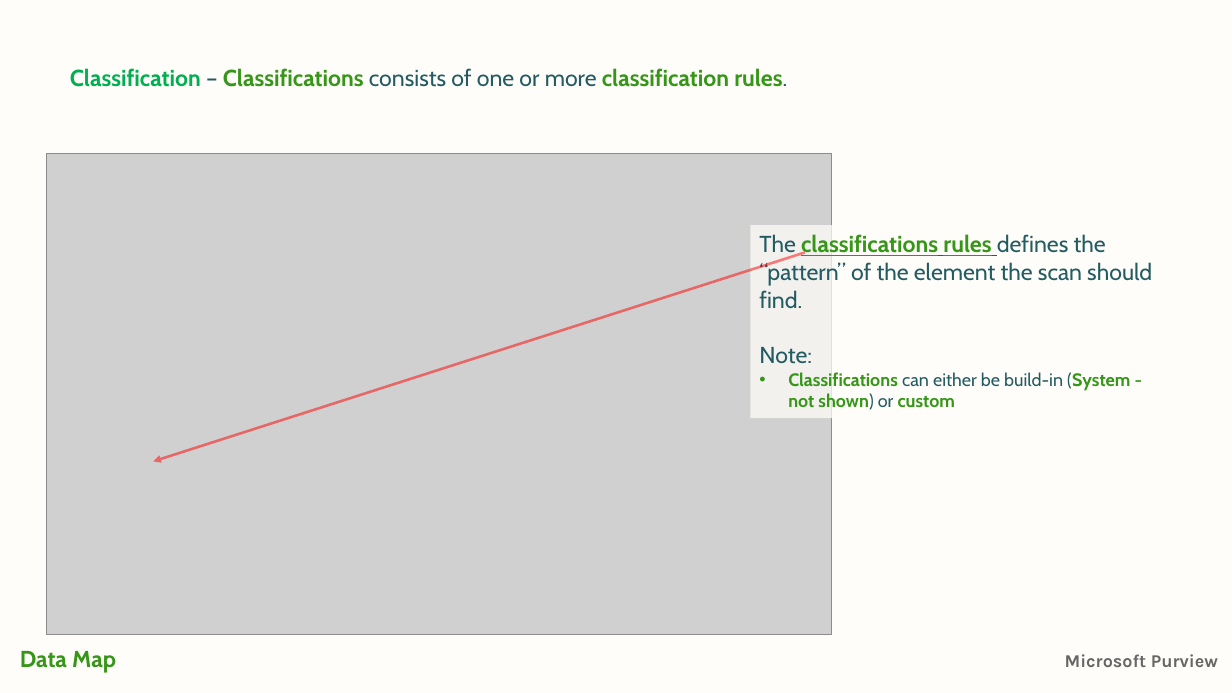
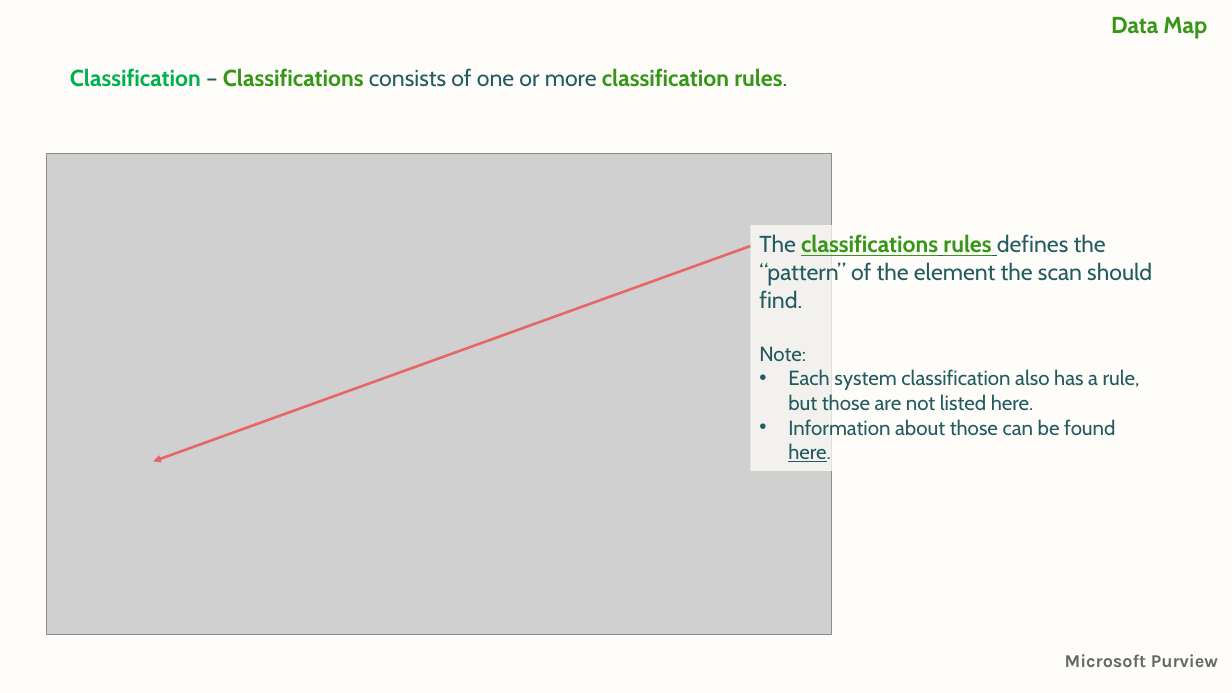
Before and after one commit to jcordtz/microsoft-purview-stuff, a slide deck: slide 32 of Presentations/2-Getting Started/Purview-2-datamap.pptx (slide 31 before the commit). Drawn at 1232x693 pixels with LibreOffice and Linux fonts; fonts in the diff are those of the drawing; grey boxes stand for pictures; background and template pictures are left out. Boxes give left, top, right and bottom in pixels: in the first picture for what was removed or moved away, otherwise in the second. Text is boxed around its words. In the diff, an @@ line names an element or a change of style, - is before the commit and + after.

```diff
--- a/Presentations/2-Getting Started/Purview-2-datamap.pptx
+++ b/Presentations/2-Getting Started/Purview-2-datamap.pptx
@@ text added at <box>1111,17,1207,39</box>, 18 pt, text #359617, bold @@
+Data Map
@@ rectangle "The classifications rules defines the ...": place and size @@
-rectangle "The classifications rules defines the ..." at <box>759,234,1152,410</box>
+rectangle "The classifications rules defines the ..." at <box>750,226,1165,471</box>
@@ arrow moved from (805, 252) - (153, 461) to (750, 246) - (153, 461) @@
@@ text in rectangle at <box>759,346,806,362</box>: size 18 to 16 pt in "Note:" @@
@@ text in rectangle at <box>788,369,1140,462</box>: text changed; size 14 to 16 pt; text colour #359617 to #225B61; bold off @@
-• Classifications can either be build-in (System - not shown) or custom
+• Each system classification also has a rule, but those are not listed here.
+• Information about those can be found here.
@@ text removed at <box>20,651,116,673</box> @@
-Data Map
```
Also in this commit, not shown: 53 other slides changed, 1 slide added, 7 other files.
